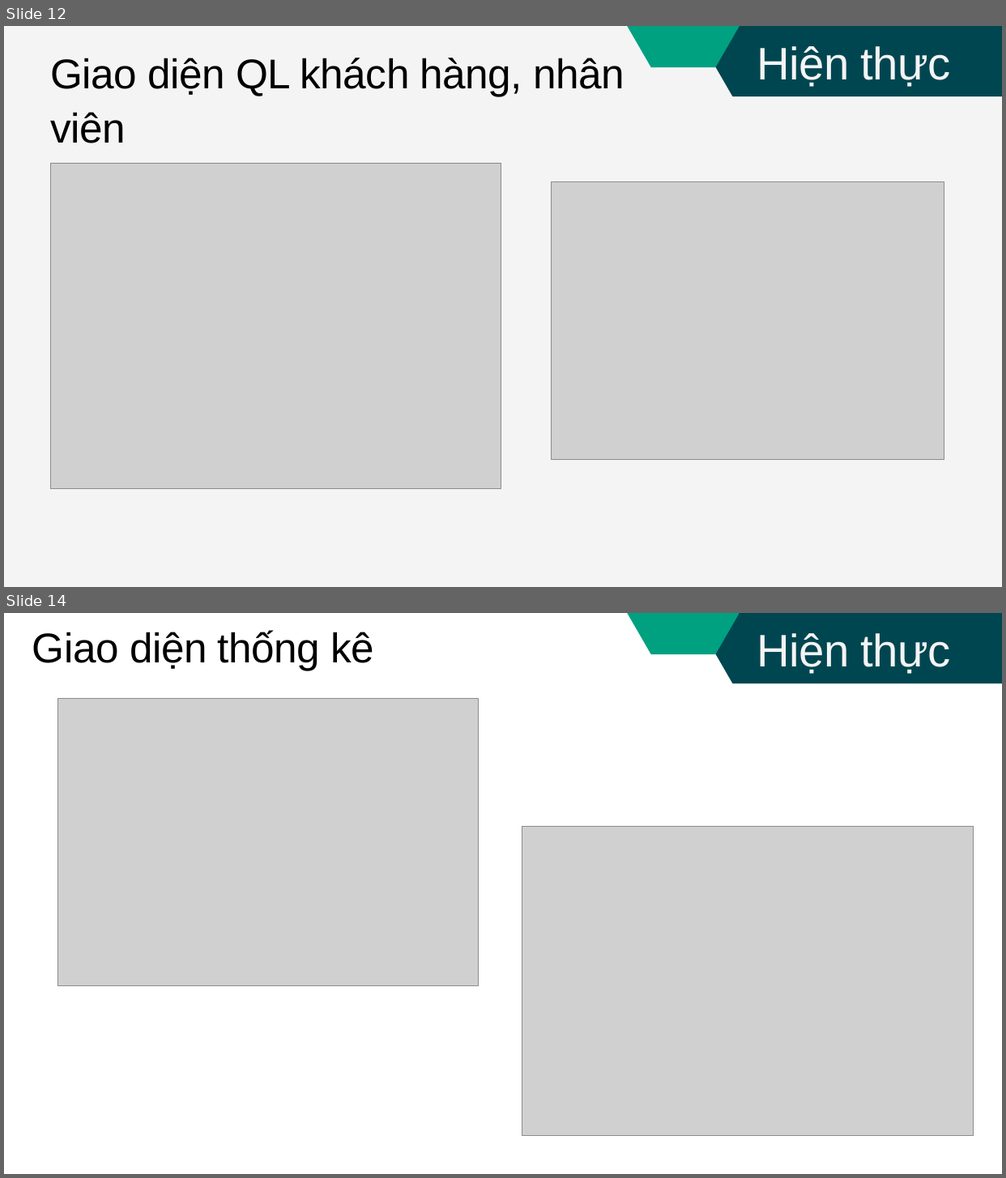
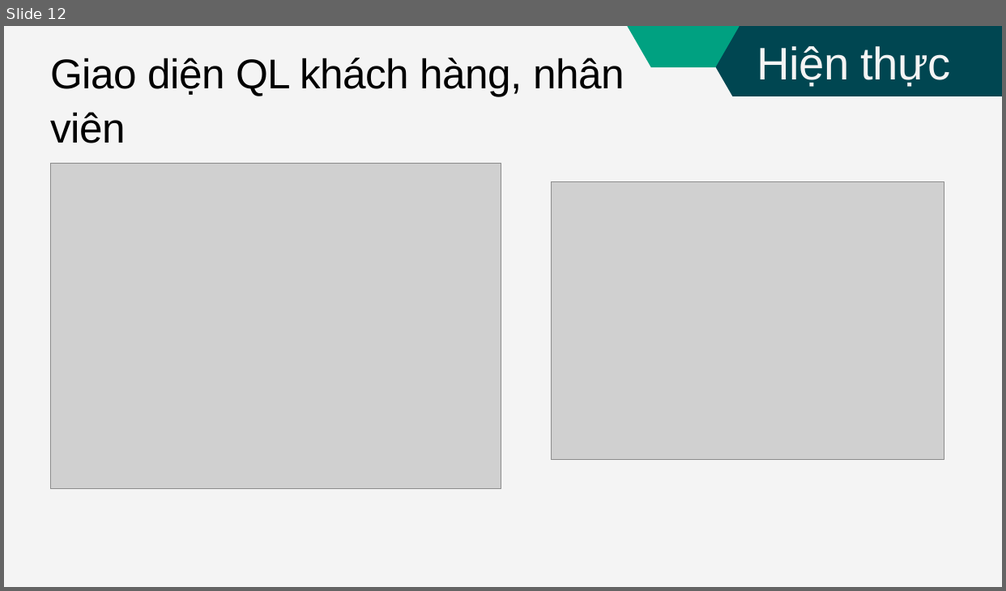
Before and after one commit to HuyAtreides/library-management, a slide deck: 19110369.pptx. Shown one above the other, each under a label of ours: slides 12 and 14 before the commit, slide 12 after it; the slides between them are not shown. The pictures are 1006x1178 and 1006x591 pixels, drawn with LibreOffice and Linux fonts; fonts in the diff are those of the drawing; grey boxes stand for pictures. Boxes give left, top, right and bottom in pixels: in the first picture for what was removed or moved away, otherwise in the second. Text is boxed around its words. In the diff, an @@ line names an element or a change of style, - is before the commit and + after.

```diff
--- a/19110369.pptx
+++ b/19110369.pptx
@@ slide 14 removed at box(4, 613, 1002, 1174), background #FFFFFF @@
@@ text removed at box(32, 630, 375, 671) @@
-Giao diện thống kê
@@ freeform shape removed at box(619, 613, 748, 654) @@
@@ freeform shape removed at box(646, 613, 1002, 683) @@
@@ text removed at box(757, 633, 951, 674) @@
-Hiện thực
@@ picture removed at box(58, 698, 478, 986) @@
@@ picture removed at box(522, 826, 973, 1135) @@
```
Also in this commit, not shown: 4 slides changed, 8 other files.
